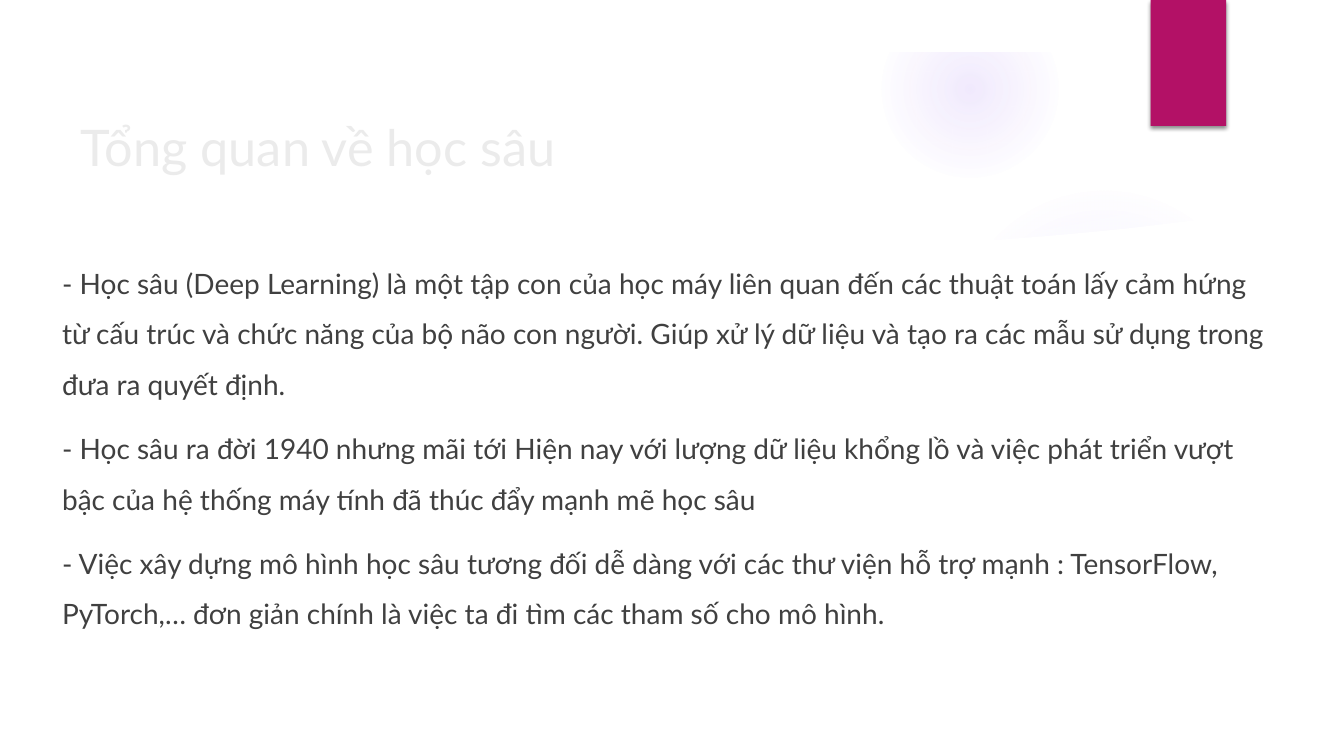
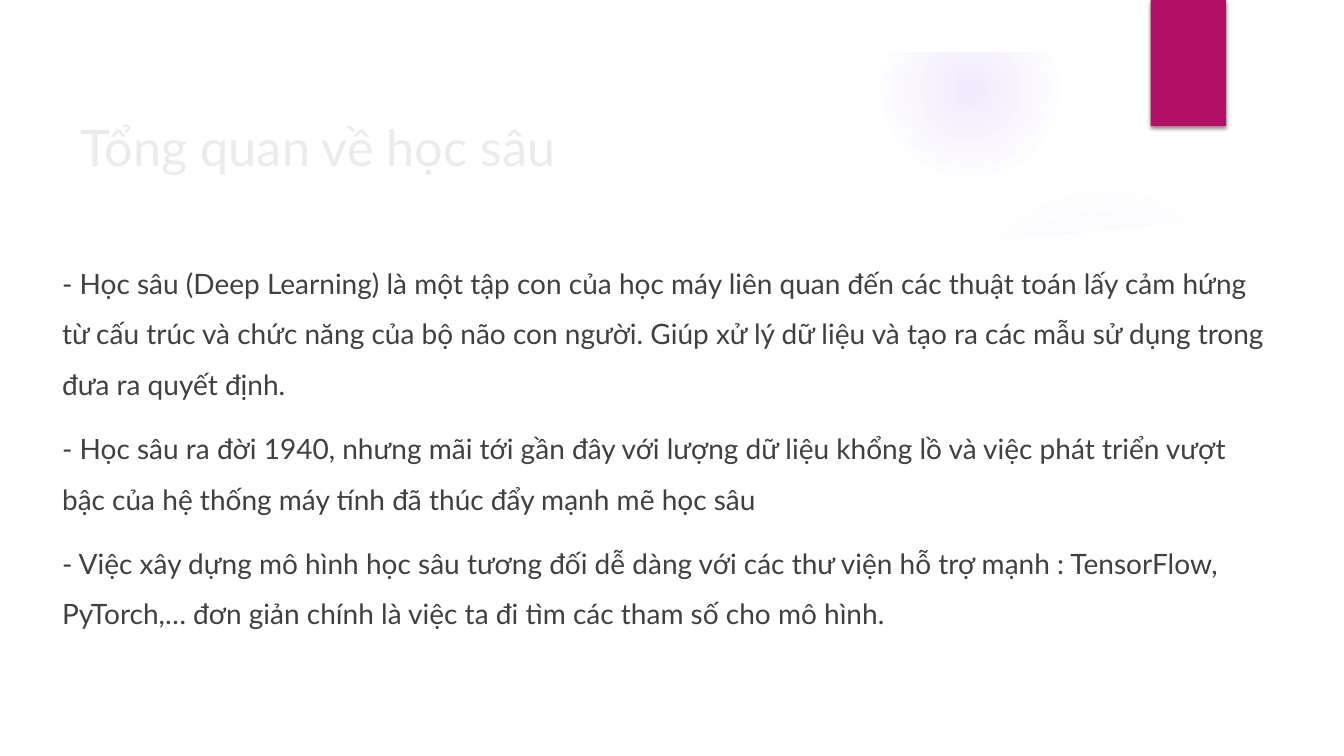
Before and after one commit to DesertFoxee/ai_room_price_prediction, a slide deck: slide 4 of Slide.pptx. Drawn at 1344x756 pixels with LibreOffice and Linux fonts; fonts in the diff are those of the drawing; background and template pictures are left out. Boxes give left, top, right and bottom in pixels: in the first picture for what was removed or moved away, otherwise in the second. Text is boxed around its words. In the diff, an @@ line names an element or a change of style, - is before the commit and + after.

```diff
--- a/Slide.pptx
+++ b/Slide.pptx
@@ text at box(62, 436, 1226, 515): text changed @@
-- Học sâu ra đời 1940 nhưng mãi tới Hiện nay với lượng dữ liệu khổng lồ và việc phát triển vượt bậc của hệ thống máy tính đã thúc đẩy mạnh mẽ học sâu
+- Học sâu ra đời 1940, nhưng mãi tới gần đây với lượng dữ liệu khổng lồ và việc phát triển vượt bậc của hệ thống máy tính đã thúc đẩy mạnh mẽ học sâu
```
Also in this commit, not shown: 12 other slides changed, 1 other file.
